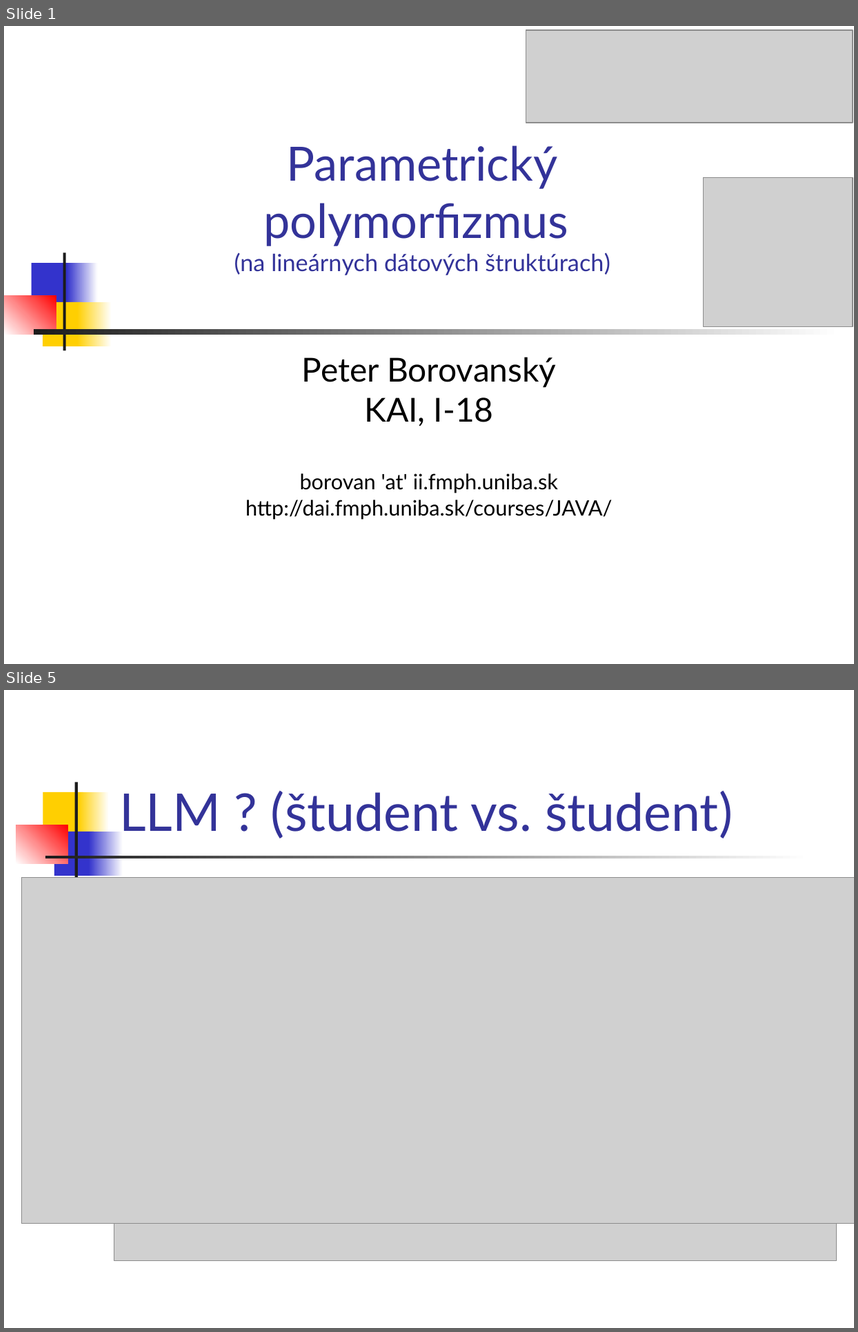
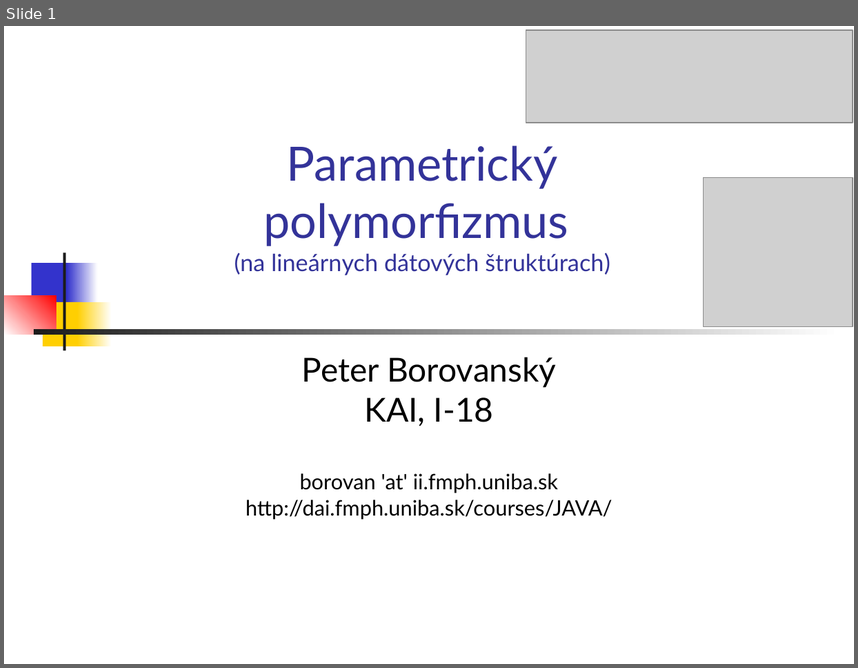
Before and after one commit to Programovanie4/Prednasky, a slide deck: 05/05_java.ppt. Shown one above the other, each under a label of ours: slides 1 and 5 before the commit, slide 1 after it; the slides between them are not shown. The pictures are 858x1332 and 858x668 pixels, drawn with LibreOffice and Linux fonts; fonts in the diff are those of the drawing; grey boxes stand for pictures. Boxes give left, top, right and bottom in pixels: in the first picture for what was removed or moved away, otherwise in the second. Text is boxed around its words. In the diff, an @@ line names an element or a change of style, - is before the commit and + after.

```diff
--- a/05/05_java.ppt
+++ b/05/05_java.ppt
@@ slide 5 removed at [4,690,854,1328], background #FFFFFF @@
@@ rectangle removed at [43,792,84,836] @@
@@ rectangle removed at [74,782,77,880] @@
@@ rectangle removed at [79,792,110,836] @@
@@ title removed at [119,791,733,838] @@
-LLM ? (študent vs. študent)
@@ rectangle removed at [16,825,67,863] @@
@@ rectangle removed at [54,831,93,876] @@
@@ rectangle removed at [89,831,123,876] @@
@@ rectangle removed at [45,856,810,858] @@
@@ picture removed at [22,878,854,1223] @@
@@ picture removed at [114,878,836,1261] @@
```
Also in this commit, not shown: 5 slides changed, 3 slides added, 4 other slides removed, 2 other files.
